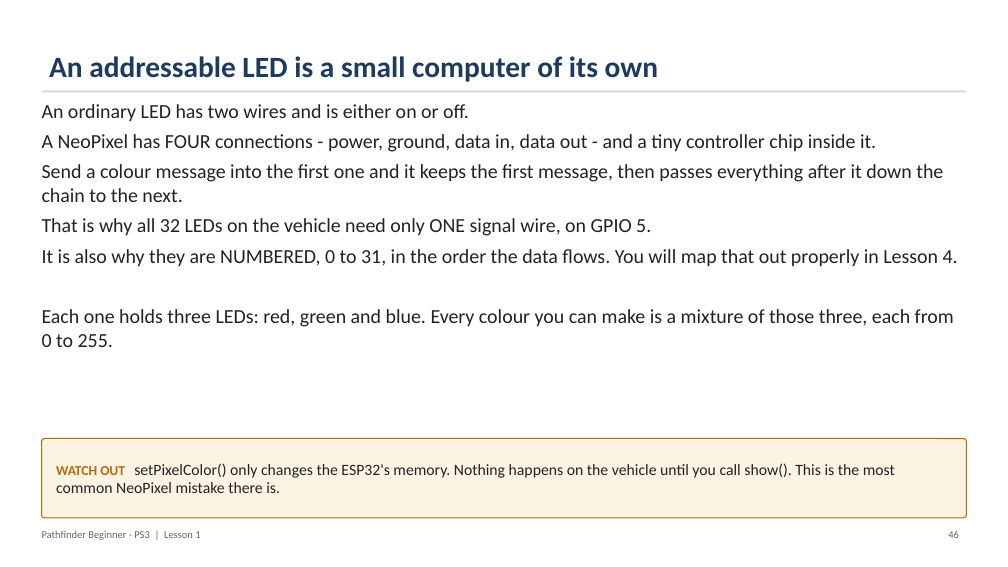
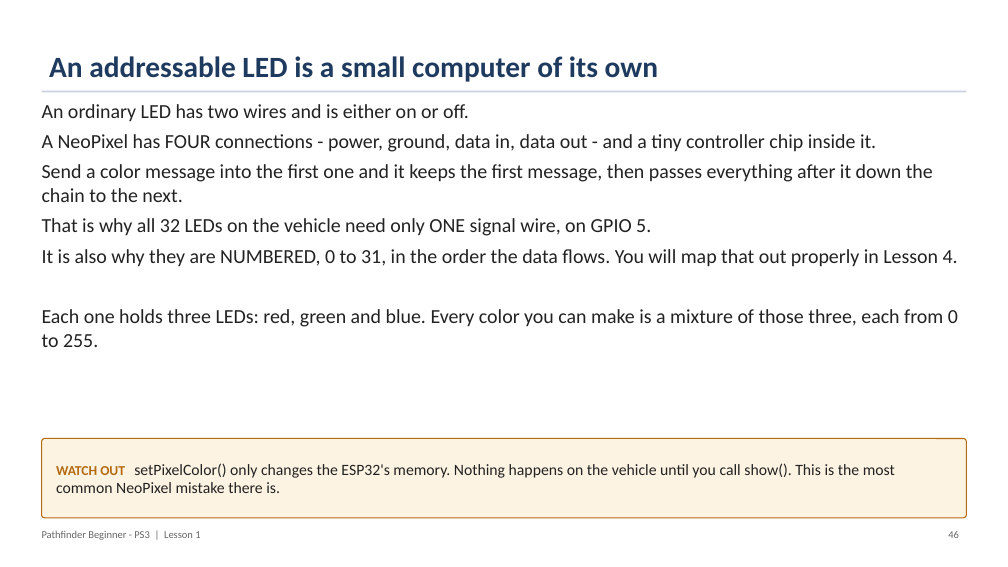
Before and after one commit to PorpoiseRobotics/porpoise-robotics, a slide deck: slide 47 of ground-vehicle/docs/courses/beginner-ps3/l1_introduction.pptx. Drawn at 1008x567 pixels with LibreOffice and Linux fonts; fonts in the diff are those of the drawing. Boxes give left, top, right and bottom in pixels: in the first picture for what was removed or moved away, otherwise in the second. Text is boxed around its words. In the diff, an @@ line names an element or a change of style, - is before the commit and + after.

```diff
--- a/ground-vehicle/docs/courses/beginner-ps3/l1_introduction.pptx
+++ b/ground-vehicle/docs/courses/beginner-ps3/l1_introduction.pptx
@@ text at (42,164,933,202): text changed @@
-Send a colour message into the first one and it keeps the first message, then passes everything after it down the chain to the next.
+Send a color message into the first one and it keeps the first message, then passes everything after it down the chain to the next.
@@ text at (42,309,958,347): text changed @@
-Each one holds three LEDs: red, green and blue. Every colour you can make is a mixture of those three, each from 0 to 255.
+Each one holds three LEDs: red, green and blue. Every color you can make is a mixture of those three, each from 0 to 255.
```
Also in this commit, not shown: 9 other slides changed, 58 other files.
